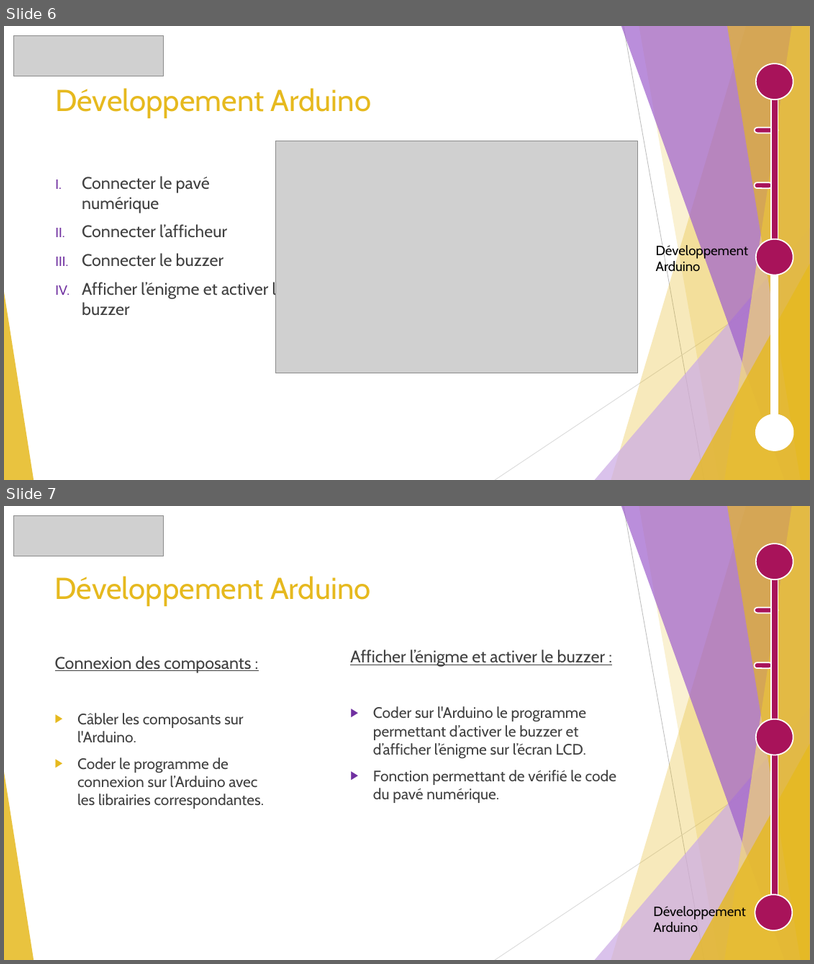
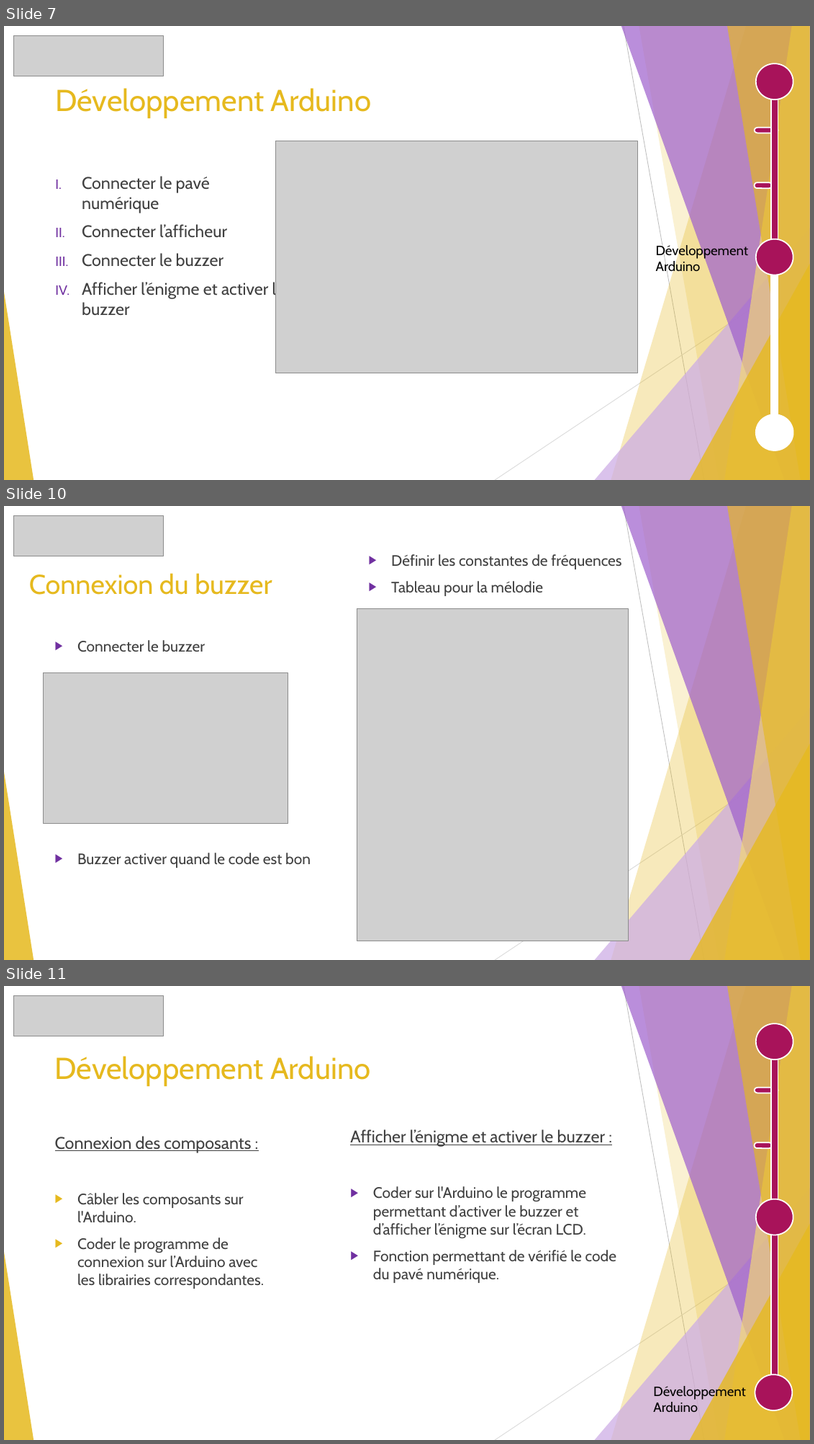
Before and after one commit to GuiguiMvn/Systeme-Escape-Game-Telethon, a slide deck: Cyril/Diapositives/Projet Théléton.pptx. Shown one above the other, each under a label of ours: slides 6 and 7 before the commit, slides 7, 10 and 11 after it; the slides between them are not shown. The pictures are 814x964 and 814x1444 pixels, drawn with LibreOffice and Linux fonts; fonts in the diff are those of the drawing; grey boxes stand for pictures. Boxes give left, top, right and bottom in pixels: in the first picture for what was removed or moved away, otherwise in the second. Text is boxed around its words. In the diff, an @@ line names an element or a change of style, - is before the commit and + after.

```diff
--- a/Cyril/Diapositives/Projet Théléton.pptx
+++ b/Cyril/Diapositives/Projet Théléton.pptx
@@ slide 10 added at (x1=4, y1=506, x2=810, y2=960), background #FFFFFF; not listed: 10 template elements that a slide beside it also shows @@
@@ picture added at (x1=13, y1=515, x2=164, y2=556) @@
@@ text added at (x1=391, y1=554, x2=622, y2=596), 18 pt, text #404040 @@
+▶ Définir les constantes de fréquences
+▶ Tableau pour la mélodie
@@ title added at (x1=29, y1=573, x2=272, y2=595), 32.4 pt, text #E6B91E @@
+Connexion du buzzer
@@ picture added at (x1=358, y1=609, x2=629, y2=940) @@
@@ text added at (x1=77, y1=640, x2=311, y2=867), 18 pt, text #404040 @@
+▶ Connecter le buzzer
+▶ Buzzer activer quand le code est bon
@@ picture added at (x1=43, y1=672, x2=288, y2=823) @@
@@ what was slide 6 is now slide 7 @@
@@ what was slide 7 is now slide 11 @@
```
Also in this commit, not shown: 3 other slides added, 6 other files.
